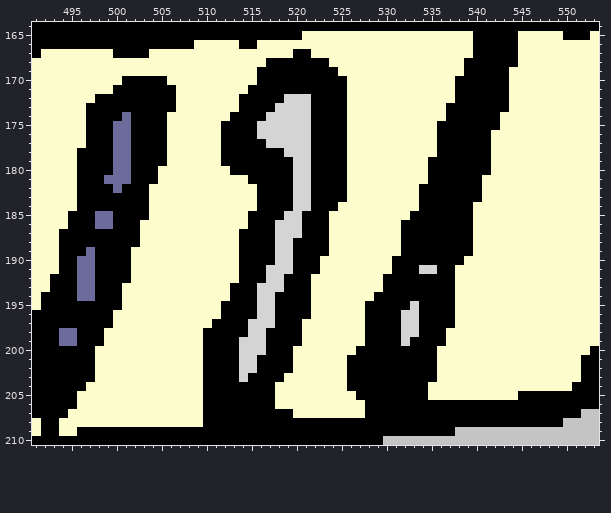
Two states of a pixel-art file, dev/assets/gfx/layers/rooms/scienceRoom.aseprite. That is the earlier state.
585x437 pixels, 1 frame. Colours within 5 levels of each other are drawn and written as one. Shown: x 491..553, y 164..210.
The same view after the edit:
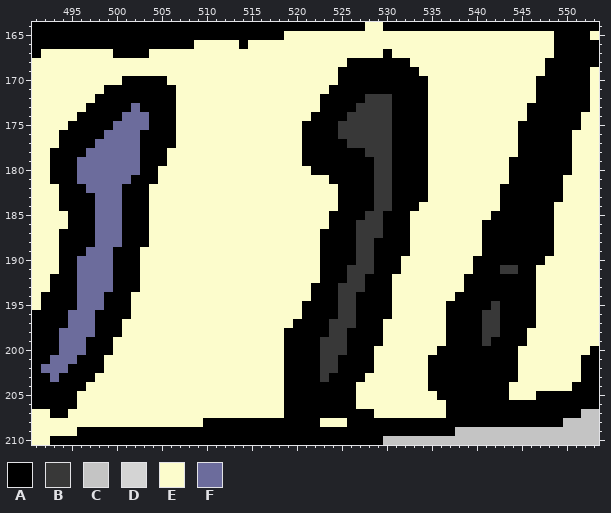
Palette (. is transparent): A #000000  B #383838  C #c4c4c4  D #d4d4d4  E #fcfccc  F #6c6c9c
From old to new:
Layers "objects", "Background":
y 164: x 528..529 AA -> EE
y 165: x 519..520 AA -> EE; x 540..544 AAAAA -> EEEEE; x 549 E -> A
y 166: x 515 A -> E; x 540..544 AAAAA -> EEEEE; x 549..553 EEEEE -> AAAAA
y 167: x 520..521 AA -> EE; x 530 E -> A; x 540..544 AAAAA -> EEEEE; x 549..553 EEEEE -> AAAAA
y 168: x 517..523 AAAAAAA -> EEEEEEE; x 526..532 EEEEEEE -> AAAAAAA; x 539..544 AAAAAA -> EEEEEE; x 548..553 EEEEEE -> AAAAAA
y 169: x 516..533 AAAAAAAAAEEEEEEEEE -> EEEEEEEEEAAAAAAAAA; x 539..543 AAAAA -> EEEEE; x 548..552 EEEEE -> AAAAA
y 170: x 516..524 AAAAAAAAA -> EEEEEEEEE; x 526..534 EEEEEEEEE -> AAAAAAAAA; x 538..543 AAAAAA -> EEEEEE; x 547..552 EEEEEE -> AAAAAA
y 171: x 499 E -> A; x 515..523 AAAAAAAAA -> EEEEEEEEE; x 526..534 EEEEEEEEE -> AAAAAAAAA; x 538..543 AAAAAA -> EEEEEE; x 547..552 EEEEEE -> AAAAAA
y 172: x 514..522 AAAAADDDA -> EEEEEEEEE; x 526..534 EEEEEEEEE -> AABBBAAAA; x 538..543 AAAAAA -> EEEEEE; x 547..552 EEEEEE -> AAAAAA
y 173: x 502 A -> F; x 514..522 AAAADDDDA -> EEEEEEEEE; x 526..534 EEEEEEEEE -> ABBBBAAAA; x 537..543 AAAAAAA -> EEEEEEE; x 546..552 EEEEEEE -> AAAAAAA
y 174: x 496 E -> A; x 502..503 AA -> FF; x 506 E -> A; x 513..521 AAAADDDDD -> EEEEEEEEE; x 526..534 EEEEEEEEE -> BBBBBAAAA; x 537..542 AAAAAA -> EEEEEE; x 546..551 EEEEEE -> AAAAAA
y 175: x 495..496 EE -> AA; x 502..503 AA -> FF; x 506 E -> A; x 512..521 AAAADDDDDD -> EEEEEEEEEA; x 525..534 AEEEEEEEEE -> BBBBBBAAAA; x 536..542 AAAAAAA -> EEEEEEE; x 545..551 EEEEEEE -> AAAAAAA
y 176: x 494..496 EEE -> AAA; x 499 A -> F; x 502 A -> F; x 506 E -> A; x 512..521 AAAADDDDDD -> EEEEEEEEEA; x 525..534 AEEEEEEEEE -> BBBBBBAAAA; x 536..541 AAAAAA -> EEEEEE; x 545..550 EEEEEE -> AAAAAA
y 177: x 494..496 EEE -> AAA; x 498..499 AA -> FF; x 502 A -> F; x 506 E -> A; x 512..521 AAAAADDDDD -> EEEEEEEEEA; x 526..534 EEEEEEEEE -> BBBBBAAAA; x 536..541 AAAAAA -> EEEEEE; x 545..550 EEEEEE -> AAAAAA
y 178: x 493..495 EEE -> AAA; x 497..499 AAA -> FFF; x 502 A -> F; x 512..521 AAAAAAADDD -> EEEEEEEEEA; x 526..534 EEEEEEEEE -> AABBBAAAA; x 536..541 AAAAAA -> EEEEEE; x 545..550 EEEEEE -> AAAAAA
y 179: x 493..499 EEEAAAA -> AAAFFFF; x 502 A -> F; x 512..521 AAAAAAAADD -> EEEEEEEEEA; x 526..541 EEEEEEEEEAAAAAAA -> AAABBAAAAEEEEEEE; x 544..550 EEEEEEE -> AAAAAAA
y 180: x 493..499 EEEAAAA -> AAAFFFF; x 502 A -> F; x 513..521 AAAAAAADD -> EEEEEEEEE; x 526..541 EEEEEEEEEAAAAAAA -> AAABBAAAAEEEEEEE; x 544..550 EEEEEEE -> AAAAAAA
y 181: x 493..498 EEEAAA -> AAAFFF; x 515..523 AAAAADDAA -> EEEEEEEEE; x 526..540 EEEEEEEEEAAAAAA -> AAABBAAAAEEEEEE; x 544..549 EEEEEE -> AAAAAA
y 182: x 494..495 EE -> AA; x 497..499 AAA -> FFF; x 516..524 AAAADDAAA -> EEEEEEEEE; x 526..533 EEEEEEEE -> AAABBAAA; x 535..540 AAAAAA -> EEEEEE; x 543..549 EEEEEEE -> AAAAAAA
y 183: x 494..495 EE -> AA; x 498..500 AAA -> FFF; x 516..524 AAAADDAAA -> EEEEEEEEE; x 526..533 EEEEEEEE -> AAABBAAA; x 535..540 AAAAAA -> EEEEEE; x 543..549 EEEEEEE -> AAAAAAA
y 184: x 494..495 EE -> AA; x 498..500 AAA -> FFF; x 516..539 AAAADDAAAEEEEEEEEEAAAAAA -> EEEEEEEEEAAAABBAAAEEEEEE; x 543..548 EEEEEE -> AAAAAA
y 185: x 500 A -> F; x 515..539 AAAADDAAAEEEEEEEEEAAAAAAA -> EEEEEEEEEAAAABBAAAEEEEEEE; x 542..548 EEEEEEE -> AAAAAAA
y 186: x 500 A -> F; x 503 E -> A; x 515..531 AAADDDAAAEEEEEEEE -> EEEEEEEEEAAABBBAA; x 533..539 AAAAAAA -> EEEEEEE; x 541..548 EEEEEEEE -> AAAAAAAA
y 187: x 498..500 AAA -> FFF; x 503 E -> A; x 514..522 AAAADDDAA -> EEEEEEEEE; x 524..531 EEEEEEEE -> AAABBBAA; x 533..539 AAAAAAA -> EEEEEEE; x 541..548 EEEEEEEE -> AAAAAAAA
y 188: x 498..500 AAA -> FFF; x 503 E -> A; x 514..522 AAAADDAAA -> EEEEEEEEE; x 524..531 EEEEEEEE -> AAABBAAA; x 533..539 AAAAAAA -> EEEEEEE; x 541..548 EEEEEEEE -> AAAAAAAA
y 189: x 498..499 AA -> FF; x 502 E -> A; x 514..522 AAAADDAAA -> EEEEEEEEE; x 524..531 EEEEEEEE -> AAABBAAA; x 533..539 AAAAAAA -> EEEEEEE; x 541..548 EEEEEEEE -> AAAAAAAA
y 190: x 498..499 AA -> FF; x 502 E -> A; x 514..530 AAAADDAAAEEEEEEEE -> EEEEEEEEEAAAABBAA; x 532..538 AAAAAAA -> EEEEEEE; x 540..547 EEEEEEEE -> AAAAAAAA
y 191: x 498..499 AA -> FF; x 502 E -> A; x 514..530 AAADDDAAAEEEEEEEE -> EEEEEEEEEAAABBBAA; x 532..537 AADDAA -> EEEEEE; x 540..546 EEEEEEE -> AAABBAA
y 192: x 498..499 AA -> FF; x 502 E -> A; x 514..521 AAADDAAA -> EEEEEEEE; x 523..529 EEEEEEE -> AAABBAA; x 531..537 AAAAAAA -> EEEEEEE; x 539..546 EEEEEEEE -> AAAAAAAA
y 193: x 498..499 AA -> FF; x 501..502 EE -> AA; x 513..529 AAADDDAAAEEEEEEEE -> EEEEEEEEEAAABBBAA; x 531..537 AAAAAAA -> EEEEEEE; x 539..546 EEEEEEEE -> AAAAAAAA
y 194: x 498 A -> F; x 501 E -> A; x 513..528 AAADDAAAAEEEEEEE -> EEEEEEEEEAAABBAA; x 531..546 AAAAAAAEEEEEEEEE -> EEEEEEEAAAAAAAAA
y 195: x 496..498 AAA -> FFF; x 501 E -> A; x 512..520 AAAADDAAA -> EEEEEEEEE; x 522..527 EEEEEE -> AAABBA; x 531..536 AADAAA -> EEEEEE; x 538..546 EEEEEEEEE -> AAAABAAAA
y 196: x 495..497 AAA -> FFF; x 500..501 EE -> AA; x 512..520 AAAADDAAA -> EEEEEEEEE; x 522..527 EEEEEE -> AAABBA; x 531..536 ADDAAA -> EEEEEE; x 538..546 EEEEEEEEE -> AAABBAAAA
y 197: x 495..497 AAA -> FFF; x 500 E -> A; x 511..519 AAAADDDAA -> EEEEEEEEE; x 521..527 EEEEEEE -> AAABBBA; x 530..536 AADDAAA -> EEEEEEE; x 538..546 EEEEEEEEE -> AAABBAAAA
y 198: x 496..497 AA -> FF; x 499..500 EE -> AA; x 510..518 AAAAADDAA -> EEEEEEEEE; x 521..527 EEEEEEE -> AAABBAA; x 530..545 AADDAAAEEEEEEEEE -> EEEEEEEAAAABBAAA
y 199: x 496 A -> F; x 499 E -> A; x 510..518 AAAADDDAA -> EEEEEEEEE; x 521..527 EEEEEEE -> AABBBAA; x 530..545 AADAAAAEEEEEEEEE -> EEEEEEEAAAABAAAA
y 200: x 494..496 AAA -> FFF; x 498..499 EE -> AA; x 510..518 AAAADDDAA -> EEEEEEEEE; x 520..526 EEEEEEE -> AAABBBA; x 529..544 AAAAAAAEEEEEEEEE -> EEEEEEEAAAAAAAAA
y 201: x 493..495 AAA -> FFF; x 498 E -> A; x 510..518 AAAADDAAA -> EEEEEEEEE; x 520..525 EEEEEE -> AAABBA; x 529..534 AAAAAA -> EEEEEE; x 536..544 EEEEEEEEE -> AAAAAAAAA
y 202: x 492..494 AAA -> FFF; x 498 E -> A; x 510..518 AAAADDAAA -> EEEEEEEEE; x 520..525 EEEEEE -> AAABBA; x 529..534 AAAAAA -> EEEEEE; x 536..544 EEEEEEEEE -> AAAAAAAAA
y 203: x 493 A -> F; x 510..525 AAAADAAAAEEEEEEE -> EEEEEEEEEAAAABAA; x 528..534 AAAAAAA -> EEEEEEE; x 536..544 EEEEEEEEE -> AAAAAAAAA
y 204: x 510..517 AAAAAAAA -> EEEEEEEE; x 519..525 EEEEEEE -> AAAAAAA; x 527..543 AAAAAAAAEEEEEEEEE -> EEEEEEEEAAAAAAAAA
y 205: x 510..517 AAAAAAAA -> EEEEEEEE; x 519..534 EEEEEEEEAAAAAAAA -> AAAAAAAAEEEEEEEE; x 536..543 EEEEEEEE -> AAAAAAAA; x 545..546 AA -> EE
y 206: x 510..517 AAAAAAAA -> EEEEEEEE; x 519..526 EEEEEEEE -> AAAAAAAA; x 528..536 AAAAAAAAA -> EEEEEEEEE
y 207: x 491..492 AA -> EE; x 510..518 AAAAAAAAA -> EEEEEEEEE; x 520..527 EEEEEEEE -> AAAAAAAA; x 529..536 AAAAAAAA -> EEEEEEEE
y 208: x 492..493 AA -> EE; x 523..525 AAA -> EEE
y 209: x 492..493 AA -> EE
y 210: x 491..492 AA -> EE
Changed places in both pictures, as pixel boxes (x1, y1, x2, y2):
changed: (203, 22, 599, 427)
changed: (32, 85, 176, 445)
